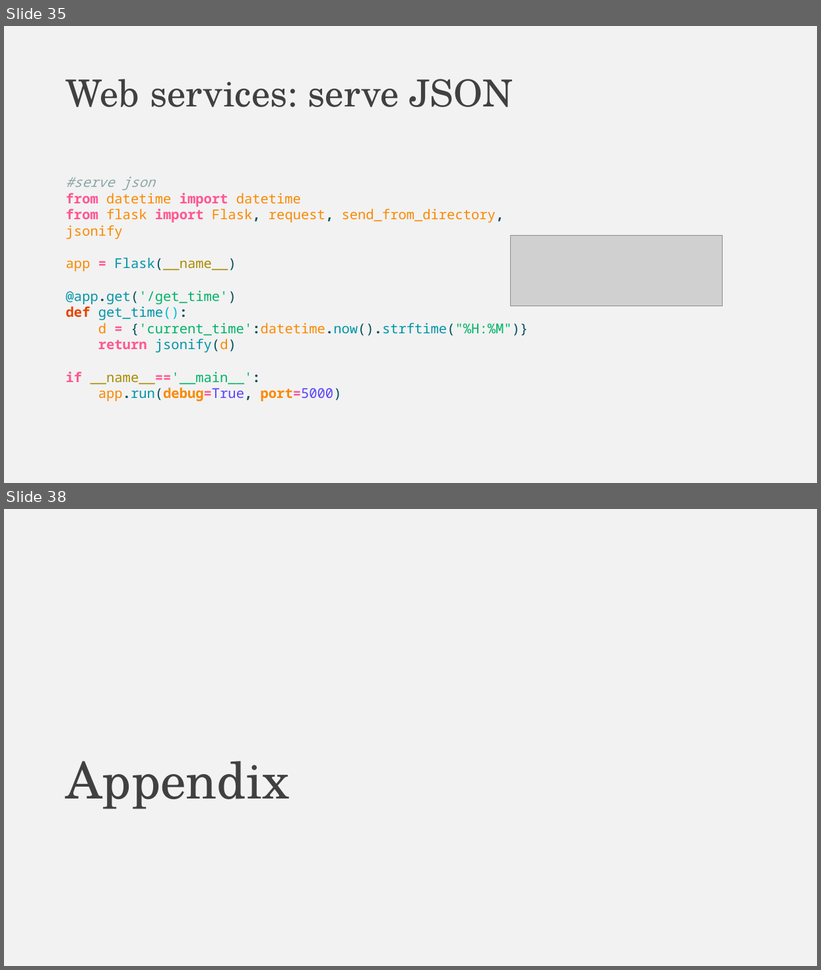
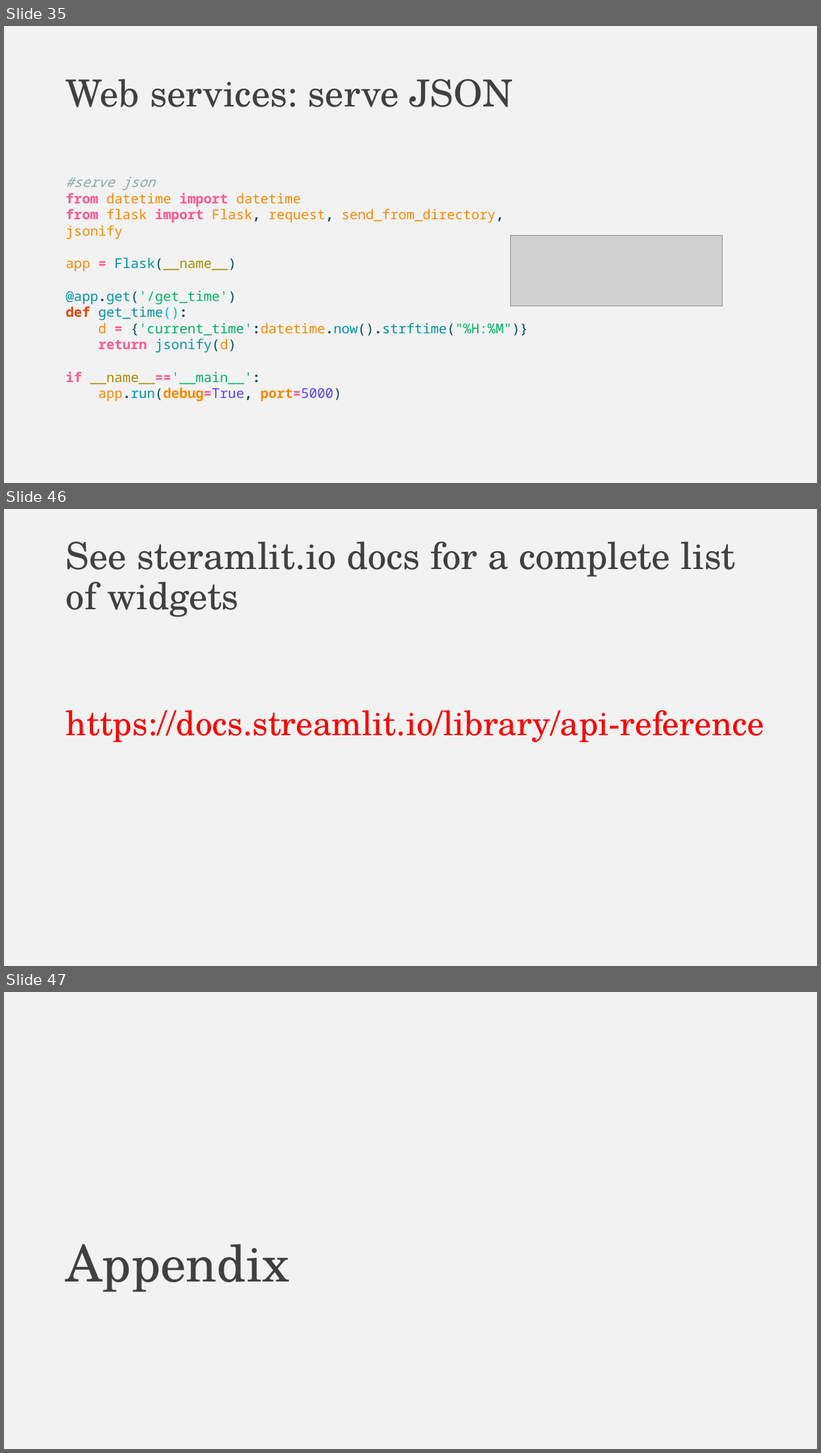
Before and after one commit to falconair/ProgrammingForAnalytics, a slide deck: lectures/075_web_under_the_hood/The web, under the hood.pptx. Shown one above the other, each under a label of ours: slides 35 and 38 before the commit, slides 35, 46 and 47 after it; the slides between them are not shown. The pictures are 821x970 and 821x1453 pixels, drawn with LibreOffice and Linux fonts; fonts in the diff are those of the drawing; grey boxes stand for pictures. Boxes give left, top, right and bottom in pixels: in the first picture for what was removed or moved away, otherwise in the second. Text is boxed around its words. In the diff, an @@ line names an element or a change of style, - is before the commit and + after.

```diff
--- a/lectures/075_web_under_the_hood/The web, under the hood.pptx
+++ b/lectures/075_web_under_the_hood/The web, under the hood.pptx
@@ slide 46 added at bbox=[4, 509, 817, 966], background #F2F2F2 @@
@@ title added at bbox=[66, 541, 736, 617], 44 pt, text #404040 @@
+See steramlit.io docs for a complete list of widgets
@@ text added at bbox=[66, 710, 764, 743], 40 pt, text #FF0000 @@
+https://docs.streamlit.io/library/api-reference
@@ what was slide 38 is now slide 47 @@
```
Also in this commit, not shown: 2 slides changed, 8 other slides added, 6 other files.
